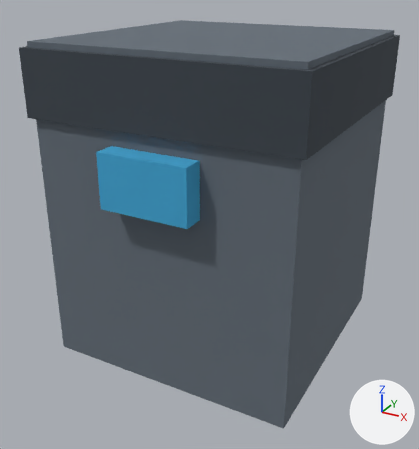
The FBX model assets/3d/export/pc_assault_upper_arm.fbx as it was, and as the next commit left it.
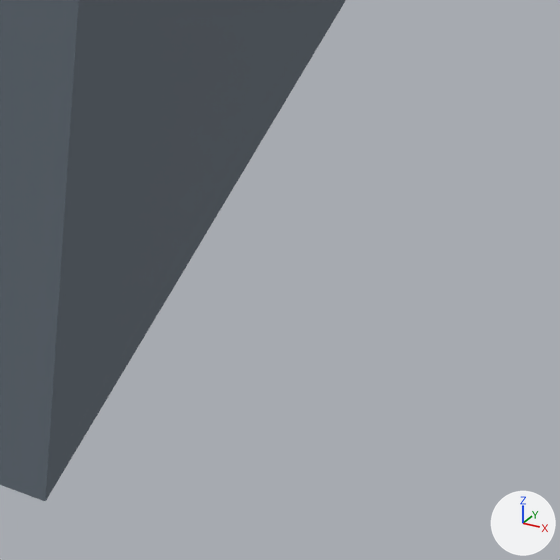
Each version is shown whole from a 50 mm lens placed at (1.029, -1.999, 0.842), pointed at (-0.035, -0.063, -0.126), then close up on the part from 66% to 92% of the width and 73% to 98% of the height. The lights are fixed; the arrows at lower right show +X, +Y and +Z. The older version's two pictures come first.

Objects in the first close-up: 'pc_assault_upper_arm'.
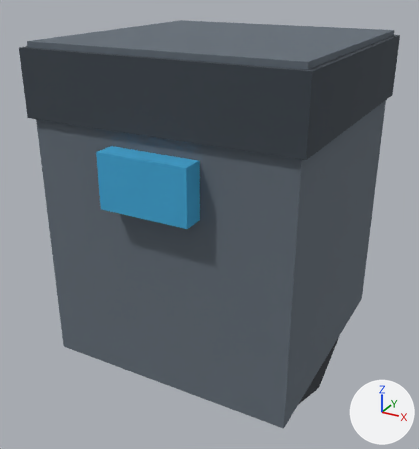
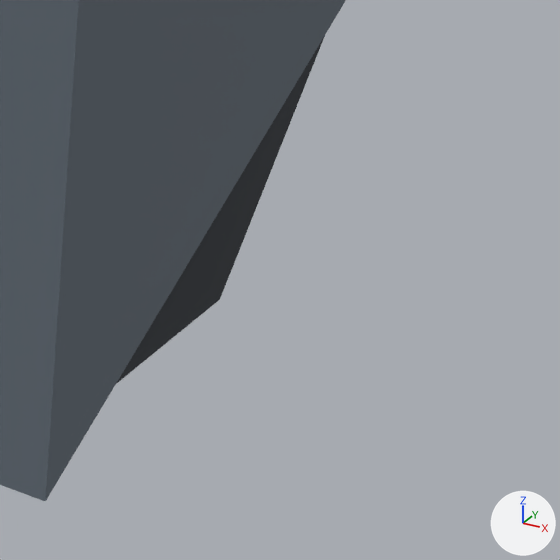
Pixel boxes [x1, y1, x2, y2] of what changed, in the close-ups (560 x 560 px):
part 1 of me_pc_assault_upper_arm, added: after [116, 36, 325, 384]

The edits, one by one:
me_pc_assault_upper_arm is used by ob_pc_assault_upper_arm; location (0.0, 0.0, 0.0).
me_pc_assault_upper_arm had 24 vertices, 18 faces and spanned x -0.52..0.52, y -0.58..0.52, z -0.62..0.62.
me_pc_assault_upper_arm now has 40 vertices, 28 faces and spans x -0.52..0.52, y -0.58..0.52, z -0.815..0.62.
me_pc_assault_upper_arm part 1: a new loose piece, an 8-sided cylinder along x spanning x -0.47..0.47, y -0.46..0.46, z -0.815..0.105, in mat_palette (picture img_palette_png).
